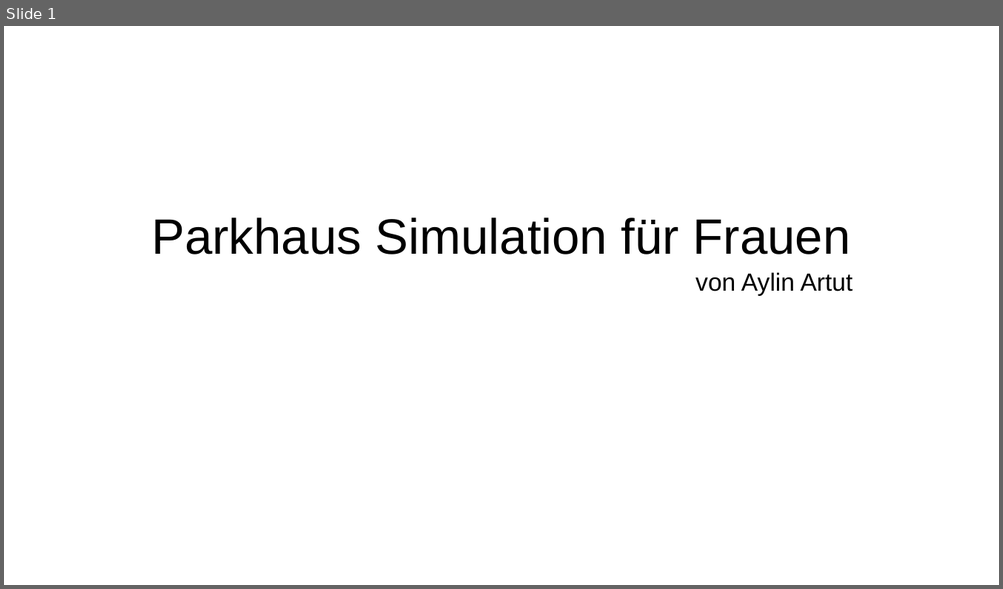
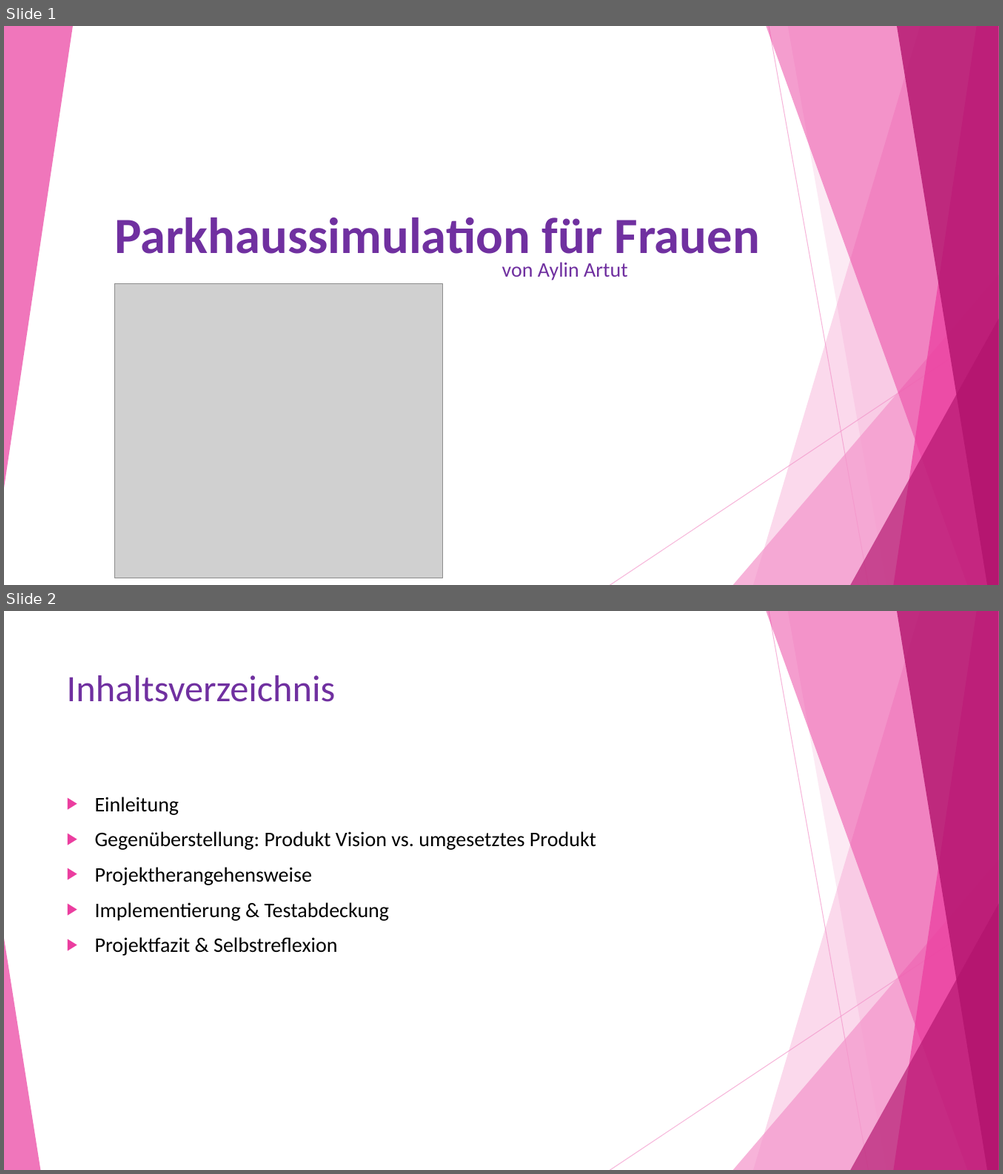
Before and after one commit to AylinArtut/ParkhausSimulation, a slide deck: Dokumente/Präsentation_Aylin_Artut.odp. Shown one above the other, each under a label of ours: slide 1 before the commit, slides 1 and 2 after it. The pictures are 1003x589 and 1003x1174 pixels, drawn with LibreOffice and Linux fonts; fonts in the diff are those of the drawing; grey boxes stand for pictures. Boxes give left, top, right and bottom in pixels: in the first picture for what was removed or moved away, otherwise in the second. Text is boxed around its words. In the diff, an @@ line names an element or a change of style, - is before the commit and + after.

```diff
--- a/Dokumente/Präsentation_Aylin_Artut.odp
+++ b/Dokumente/Präsentation_Aylin_Artut.odp
@@ slide 2 added at [4,611,999,1170], background #FFFFFF; not listed: 9 template elements that a slide beside it also shows @@
@@ title added at [67,675,336,702], 36 pt, text #7030A0 @@
+Inhaltsverzeichnis
@@ text added at [95,797,596,956], 20 pt, text #000000 @@
+▶ Einleitung
+▶ Gegenüberstellung: Produkt Vision vs. umgesetztes Produkt
+▶ Projektherangehensweise
+▶ Implementierung & Testabdeckung
+▶ Projektfazit & Selbstreflexion
@@ freeform shape added at [4,939,40,1170], fill #EB3D9F at 70% opacity @@
@@ slide 1 changed as well @@
@@ group added at [4,26,999,585]: 8 freeform shapes, 2 lines @@
@@ title at [115,217,760,266]: text changed; size 48 to 49 pt; font Arial to Calibri; text colour #000000 to #7030A0; bold on @@
-Parkhaus Simulation für Frauen
+Parkhaussimulation für Frauen
@@ subtitle "von Aylin Artut": place and size @@
-subtitle "von Aylin Artut" at [695,272,853,296]
+subtitle "von Aylin Artut" at [502,262,627,281]
@@ subtitle "von Aylin Artut" at [502,262,627,281]: size 24 to 20 pt, font Arial to Calibri, text colour #000000 to #7030A0; alignment centre to left @@
@@ picture added at [115,284,443,579] @@
```
Also in this commit, not shown: 8 other slides added, 1 slide removed, 1 other file.
